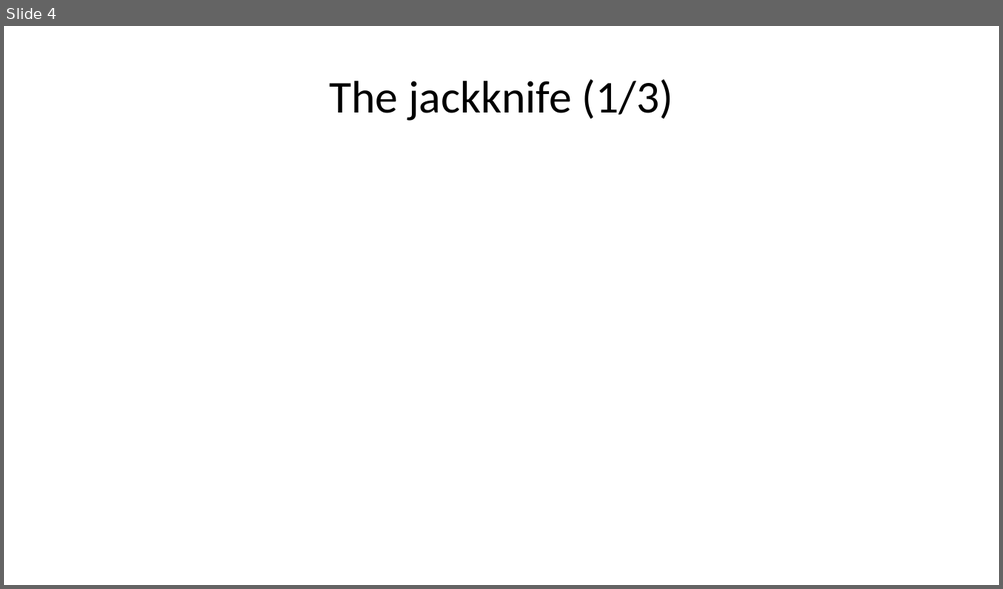
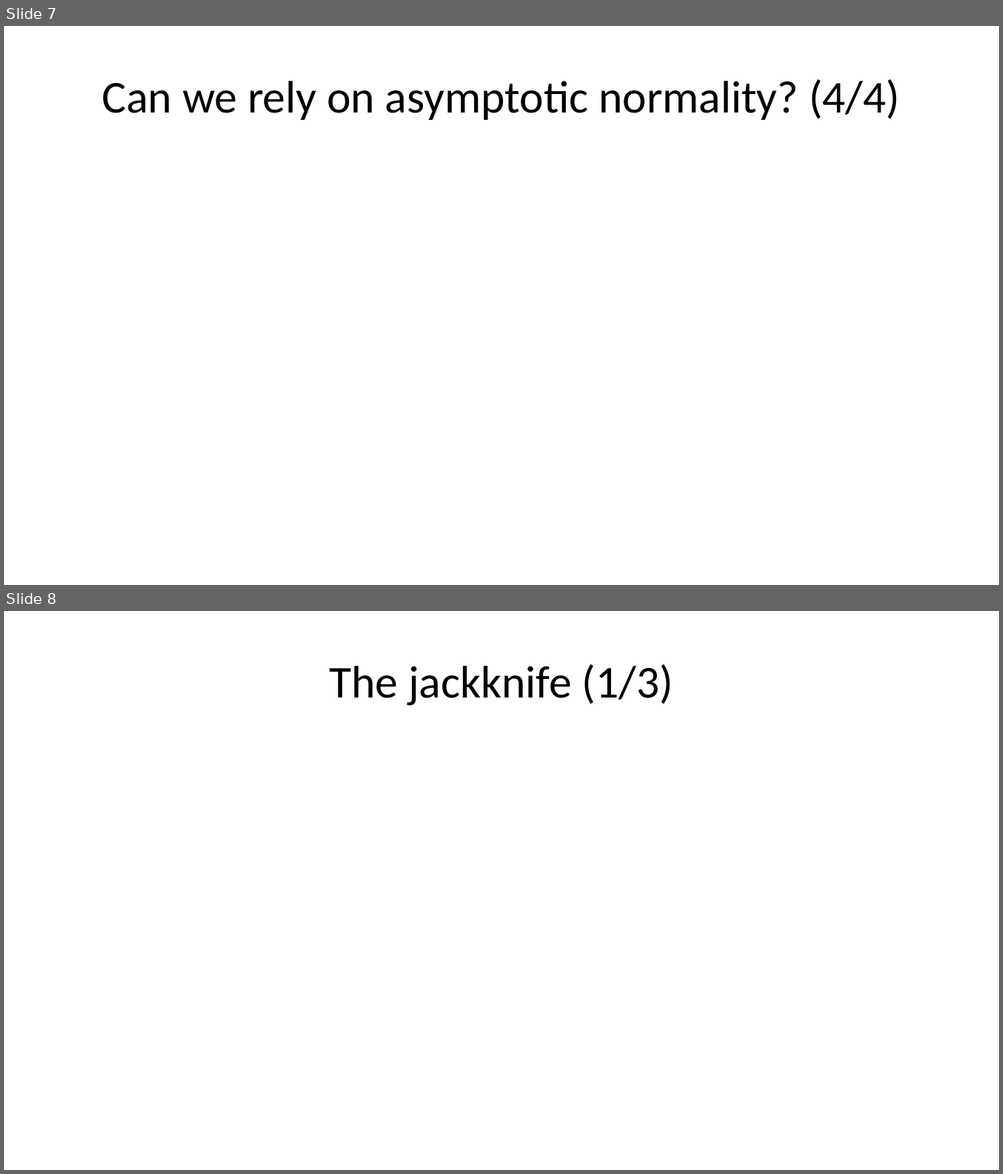
Before and after one commit to pmean/papers-and-presentations, a slide deck: bootstrap/src/bootstrap-slides.pptx. Shown one above the other, each under a label of ours: slide 4 before the commit, slides 7 and 8 after it. The pictures are 1003x589 and 1003x1174 pixels, drawn with LibreOffice and Linux fonts; fonts in the diff are those of the drawing. Boxes give left, top, right and bottom in pixels: in the first picture for what was removed or moved away, otherwise in the second. Text is boxed around its words. In the diff, an @@ line names an element or a change of style, - is before the commit and + after.

```diff
--- a/bootstrap/src/bootstrap-slides.pptx
+++ b/bootstrap/src/bootstrap-slides.pptx
@@ slide 7 added at (4,26,999,585), background #FFFFFF @@
@@ title added at (102,79,899,120), 33 pt, text #000000 @@
+Can we rely on asymptotic normality? (4/4)
@@ what was slide 4 is now slide 8 @@
```
Also in this commit, not shown: 3 slides changed, 7 other slides added, 1 slide removed, 5 other files.
